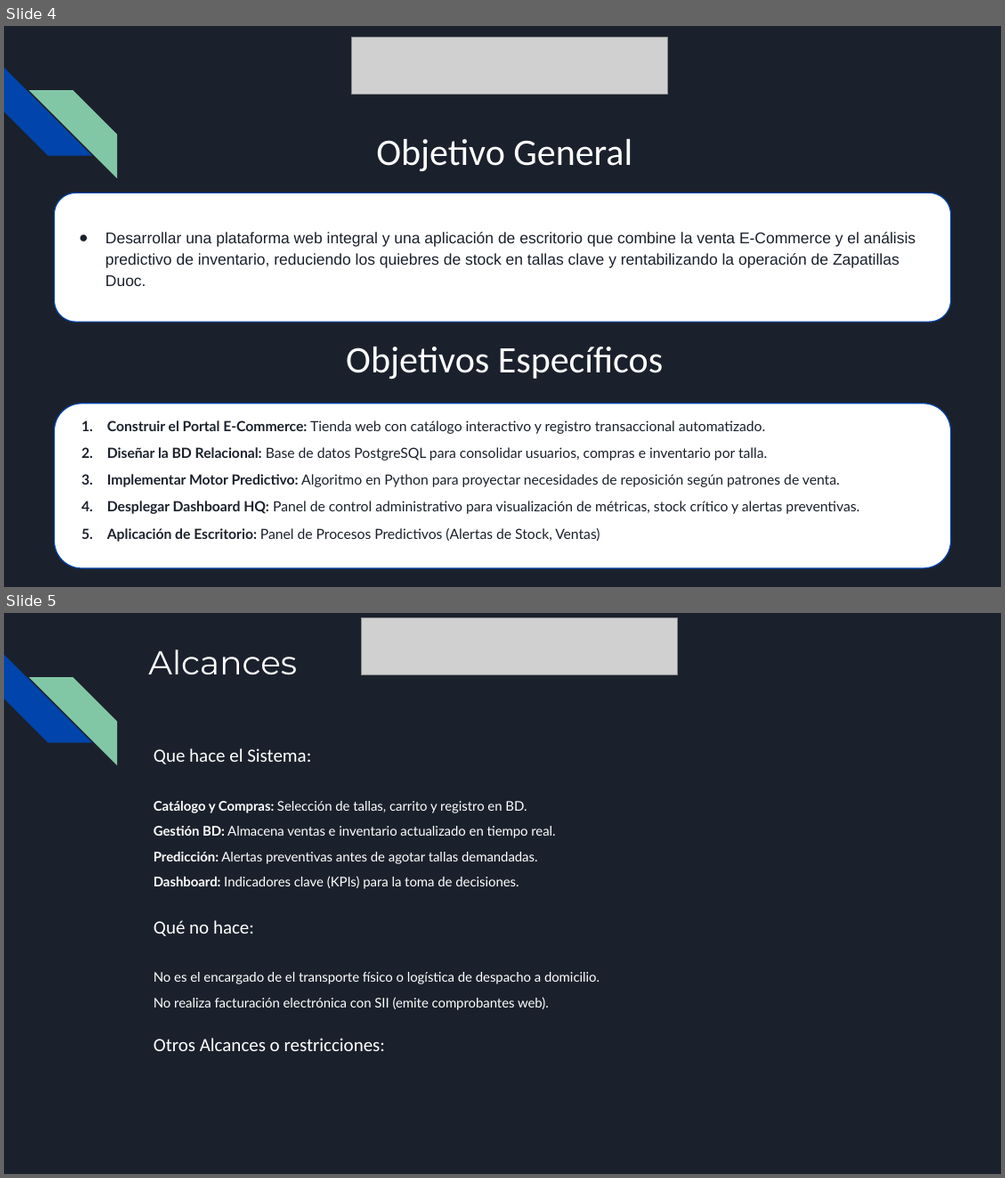
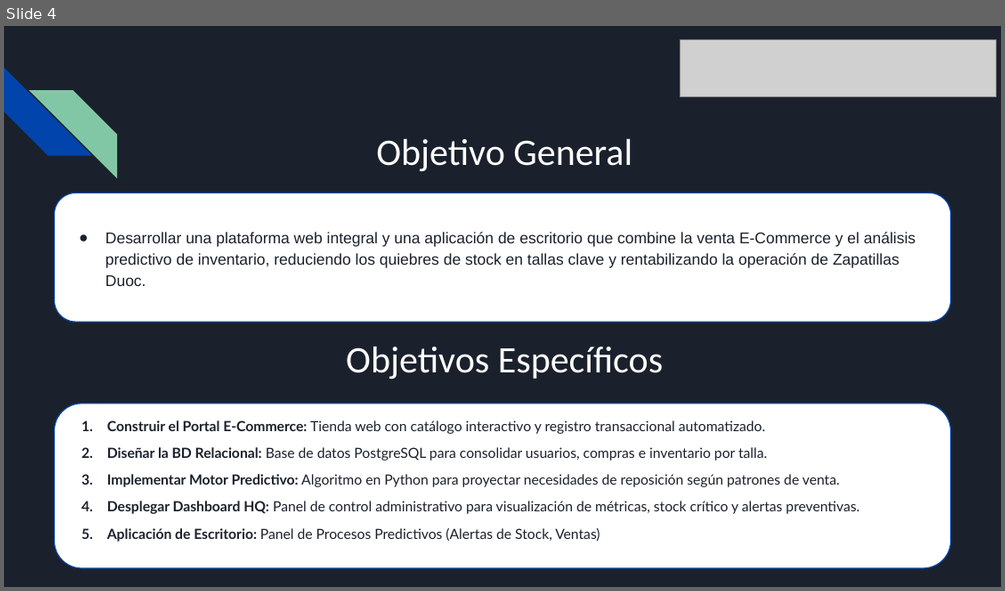
Before and after one commit to Adonias99/Capstone-Grupo-3, a slide deck: Grupo 3/Fase 2/Evidencias Grupales/Estructura Presentación 2-Capstone.pptx. Shown one above the other, each under a label of ours: slides 4 and 5 before the commit, slide 4 after it. The pictures are 1005x1178 and 1005x591 pixels, drawn with LibreOffice and Linux fonts; fonts in the diff are those of the drawing; grey boxes stand for pictures. Boxes give left, top, right and bottom in pixels: in the first picture for what was removed or moved away, otherwise in the second. Text is boxed around its words. In the diff, an @@ line names an element or a change of style, - is before the commit and + after.

```diff
--- a/Grupo 3/Fase 2/Evidencias Grupales/Estructura Presentación 2-Capstone.pptx
+++ b/Grupo 3/Fase 2/Evidencias Grupales/Estructura Presentación 2-Capstone.pptx
@@ slide 5 removed at (4, 613, 1001, 1174), background #1B212C; not listed: 2 template elements that a slide beside it also shows @@
@@ picture removed at (362, 618, 678, 675) @@
@@ title removed at (148, 649, 297, 674) @@
-Alcances
@@ text removed at (154, 748, 599, 1051) @@
-Que hace el Sistema:
-Catálogo y Compras: Selección de tallas, carrito y registro en BD.
-Gestión BD: Almacena ventas e inventario actualizado en tiempo real.
-Predicción: Alertas preventivas antes de agotar tallas demandadas.
-Dashboard: Indicadores clave (KPIs) para la toma de decisiones.
-Qué no hace:
-No es el encargado de el transporte físico o logística de despacho a domicilio.
-No realiza facturación electrónica con SII (emite comprobantes web).
-Otros Alcances o restricciones:
@@ slide 4 changed as well @@
@@ picture: place and size @@
-picture at (351, 37, 667, 94)
+picture at (680, 40, 996, 97)
```
Also in this commit, not shown: 8 other slides changed, 13 slides added, 7 other slides removed, 5 other files.
